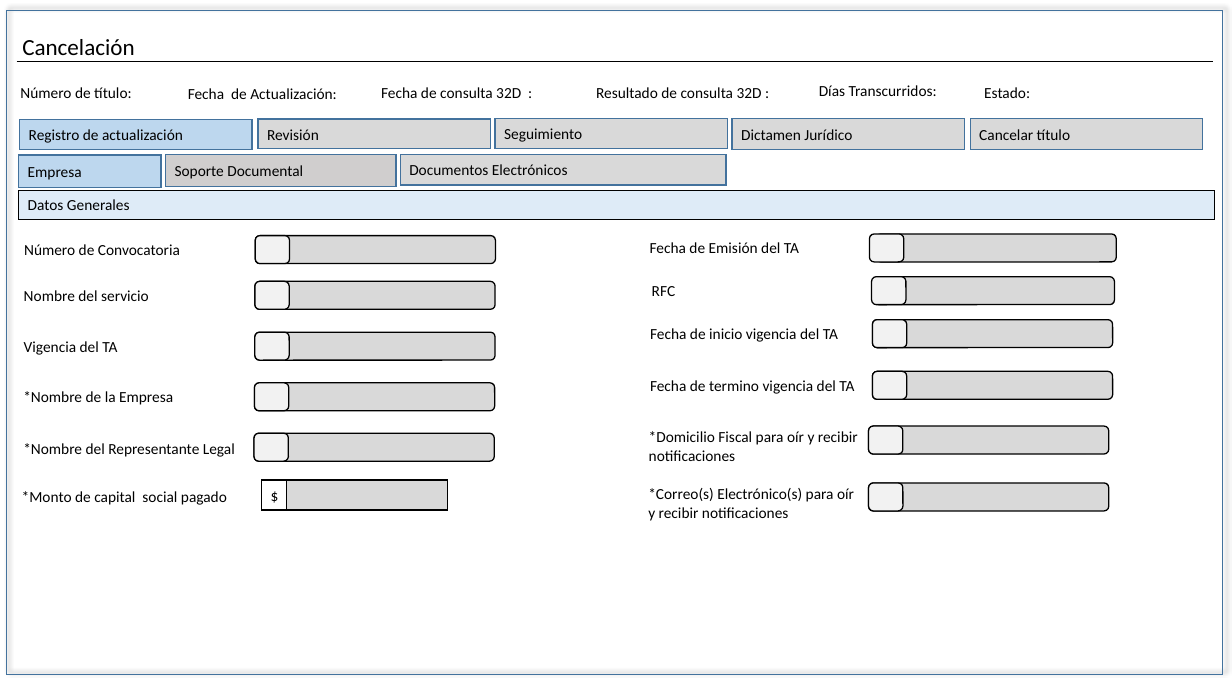
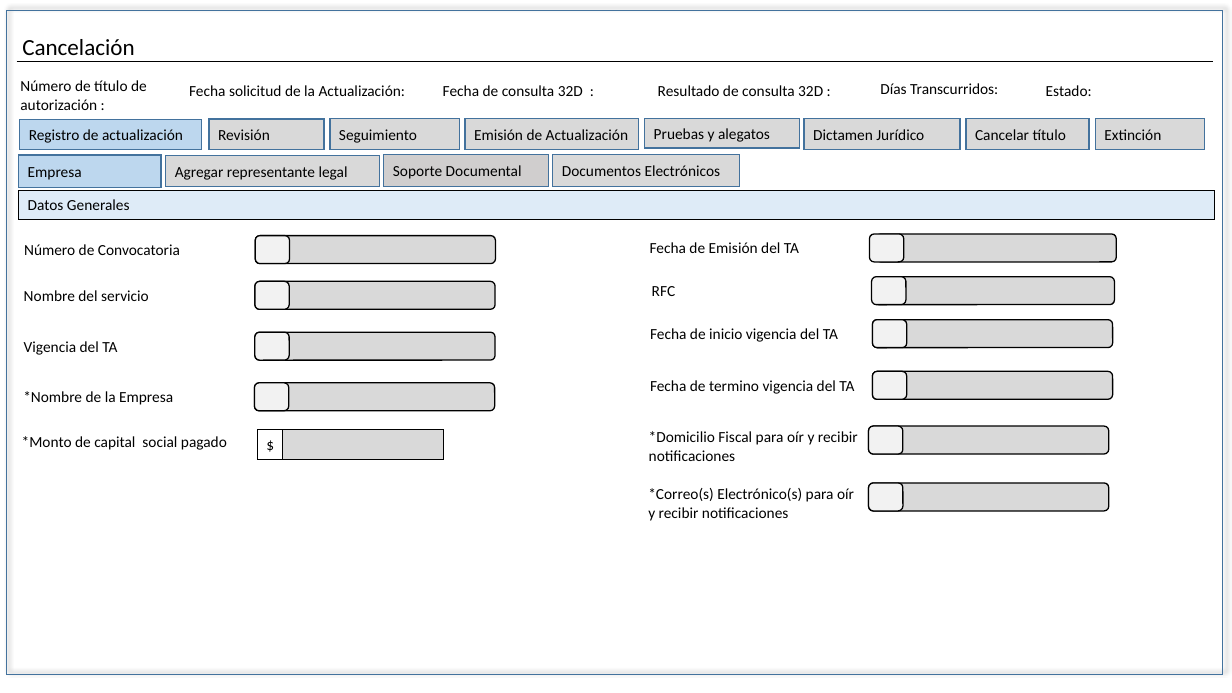
Before and after one commit to EDDIE83/Documentos, a slide deck: slide 2 of TAF 092019/Cancelación.pptx (slide 13 before the commit). Drawn at 1232x693 pixels with LibreOffice and Linux fonts; fonts in the diff are those of the drawing. Boxes give left, top, right and bottom in pixels: in the first picture for what was removed or moved away, otherwise in the second. Text is boxed around its words. In the diff, an @@ line names an element or a change of style, - is before the commit and + after.

```diff
--- a/TAF 092019/Cancelación.pptx
+++ b/TAF 092019/Cancelación.pptx
@@ text at box(20, 80, 147, 110): text changed @@
-Número de título:
+Número de título de autorización :
@@ text at box(189, 85, 406, 96): text changed @@
-Fecha de Actualización:
+Fecha solicitud de la Actualización:
@@ text "Fecha de consulta 32D :": place and size @@
-text "Fecha de consulta 32D :" at box(381, 87, 521, 98)
+text "Fecha de consulta 32D :" at box(443, 85, 583, 96)
@@ 3 texts: place and size @@
-3 texts at box(596, 85, 1030, 98)
+3 texts at box(658, 83, 1092, 96)
@@ rectangle "Registro de actualización": place and size @@
-rectangle "Registro de actualización" at box(19, 119, 251, 149)
+rectangle "Registro de actualización" at box(19, 119, 201, 149)
@@ rectangle "Revisión": place and size @@
-rectangle "Revisión" at box(258, 119, 490, 149)
+rectangle "Revisión" at box(209, 119, 324, 150)
@@ rectangle "Seguimiento": place and size @@
-rectangle "Seguimiento" at box(495, 119, 727, 149)
+rectangle "Seguimiento" at box(330, 119, 459, 150)
@@ rectangle added at box(465, 118, 639, 150), fill #D9D9D9, outline #43739E 1 pt, 12 pt, text #000000 @@
+Emisión de Actualización
@@ rectangle added at box(645, 118, 799, 148), fill #D9D9D9, outline #43739E 1 pt, 12 pt, text #000000 @@
+Pruebas y alegatos
@@ rectangle "Dictamen Jurídico": place and size @@
-rectangle "Dictamen Jurídico" at box(732, 118, 964, 150)
+rectangle "Dictamen Jurídico" at box(804, 118, 960, 149)
@@ rectangle "Cancelar título": place and size @@
-rectangle "Cancelar título" at box(970, 118, 1202, 150)
+rectangle "Cancelar título" at box(966, 118, 1089, 149)
@@ rectangle added at box(1095, 118, 1204, 149), fill #D9D9D9, outline #43739E 1 pt, 12 pt, text #000000 @@
+Extinción
@@ rectangle added at box(165, 156, 379, 187), fill #D9D9D9, outline #43739E 1 pt, 12 pt, text #000000 @@
+Agregar representante legal
@@ rectangle "Soporte Documental": place and size @@
-rectangle "Soporte Documental" at box(165, 154, 396, 186)
+rectangle "Soporte Documental" at box(384, 154, 548, 186)
@@ rectangle "Documentos Electrónicos": place and size @@
-rectangle "Documentos Electrónicos" at box(400, 154, 726, 185)
+rectangle "Documentos Electrónicos" at box(553, 154, 739, 187)
@@ text "*Monto de capital social pagado": place and size @@
-text "*Monto de capital social pagado" at box(22, 491, 227, 505)
+text "*Monto de capital social pagado" at box(22, 436, 227, 450)
@@ text removed at box(23, 443, 235, 457) @@
-*Nombre del Representante Legal
@@ rounded rectangle removed at box(254, 433, 494, 461) @@
@@ rounded rectangle removed at box(254, 433, 288, 461) @@
@@ rectangle: place and size @@
-rectangle at box(262, 480, 448, 510)
+rectangle at box(257, 430, 444, 460)
@@ rectangle "$": place and size @@
-rectangle "$" at box(262, 481, 287, 511)
+rectangle "$" at box(257, 430, 282, 460)
```
Also in this commit, not shown: 21 other slides changed, 1 slide added, 9 slides removed, 15 other files.
